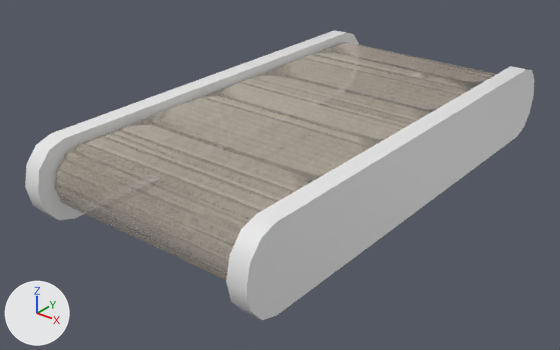
A saved change to the FBX model Assets/Game_Assets/Cardboard/Conveer/Model/Conveer.fbx.
The view is the same before and after, from a camera (50 mm lens) standing at (1.66, -0.15, 2.21) and looking at (-0.06, 2.0, 0.87). Lighting does not change. The marker at lower left points along +X, +Y and +Z. The picture after the commit comes second.
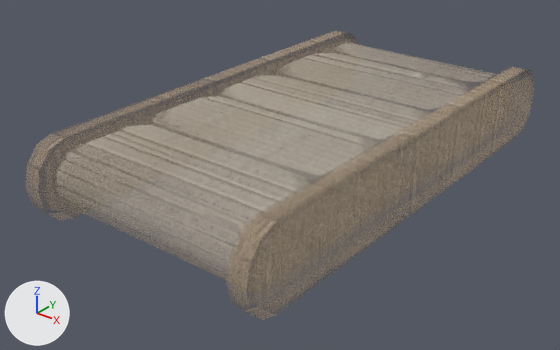
Changed parts and their boxes (x1, y1, x2, y2) in the pictures (560 x 350 px):
'Cylinder.001', recoloured, surface changed: (250, 69, 531, 291) in both
'Cylinder.002', recoloured, surface changed, reshaped: before (25, 30, 360, 220); after (45, 39, 354, 217)
part 1 of me_cylinder_008, surface changed: before (25, 30, 360, 220); after (250, 69, 531, 291)
part 2 of me_cylinder_005, surface changed: before (226, 66, 534, 320); after (58, 43, 504, 284)

The change, as a diff of the scene's bpy script:
```diff
--- a/Assets/Game_Assets/Cardboard/Conveer/Model/Conveer.fbx.py
+++ b/Assets/Game_Assets/Cardboard/Conveer/Model/Conveer.fbx.py
@@ img_konveerbortic_png @@
+img_konveerbortic_png = load_image('konveerbortic.png', '../Texture/konveerbortic.png', 1600, 1594, 'Non-Color')
@@ mat_material_024 @@
+mat_material_024 = bpy.data.materials.new('Material.024')
+# uses the picture img_konveerbortic_png
@@ me_cylinder_005 @@
 me_cylinder_005.from_pydata(...)  # 28 vertices, 16 faces; spans x -1.0..1.0, y -14.0..1.0, z -1.0..1.0
 # used by ob_cylinder_001; location = (0.462, 1.289, 1.015); rotation_euler = (-3.142, 1.571, 0.0), in degrees (-180, 90, 0); scale = (0.155, 0.13, 0.0361)
+# me_cylinder_005 part 2: texture (UV) coordinates of 16 of 16 faces, centred in x -1.0..1.0, y -14.0..0.9, z -1.0..1.0, changed; they spanned u 0.01..0.99, v 0.01..0.99 and now span u 0.01..1.0, v 0.0..1.0
+me_cylinder_005.materials.append(mat_material_008)
@@ me_cylinder_009 @@
+me_cylinder_009.from_pydata(...)  # 28 vertices, 16 faces; spans x -1.0..1.0, y -14.0..1.0, z -1.0..1.0
+me_cylinder_009.materials.append(mat_material_024)
@@ ob_cylinder @@
-ob_cylinder = bpy.data.objects.new('Cylinder', me_cylinder_003)
+ob_cylinder = bpy.data.objects.new('Cylinder', me_cylinder_005)
 ob_cylinder.location = (0.002, 1.339, 1.015)
@@ ob_cylinder_002 @@
-ob_cylinder_002 = bpy.data.objects.new('Cylinder.002', me_cylinder_008)
+ob_cylinder_002 = bpy.data.objects.new('Cylinder.002', me_cylinder_009)
 ob_cylinder_002.location = (-0.462, 1.289, 1.015)
```
